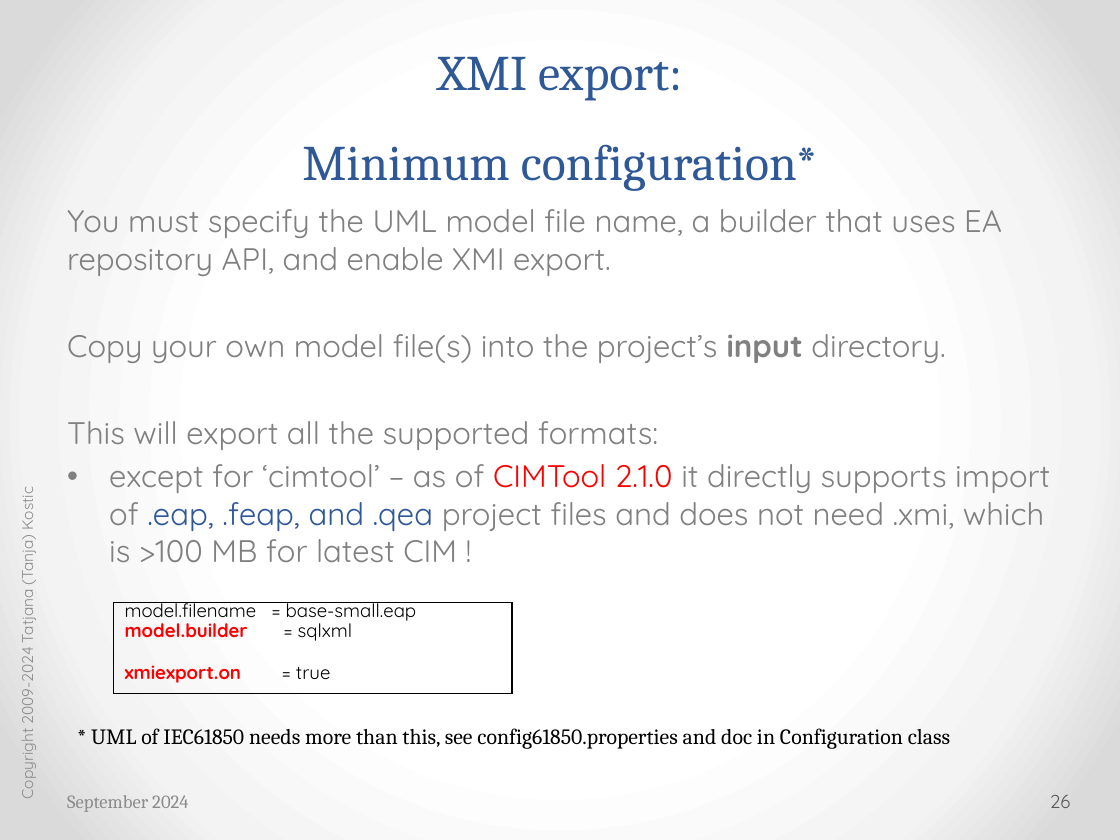
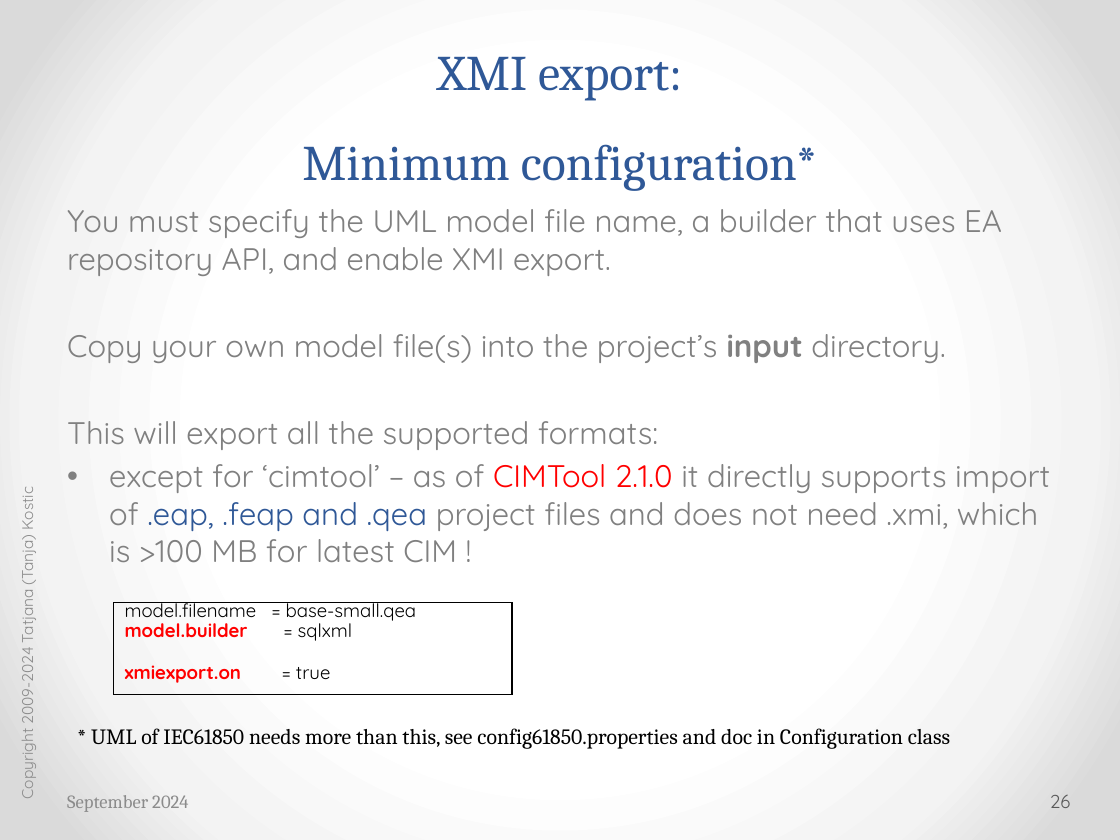
Before and after one commit to cimug-org/jCleanCim, a slide deck: slide 26 of doc/jCleanCimIntro.pptx. Drawn at 1120x840 pixels with LibreOffice and Linux fonts; fonts in the diff are those of the drawing. Boxes give left, top, right and bottom in pixels: in the first picture for what was removed or moved away, otherwise in the second. Text is boxed around its words. In the diff, an @@ line names an element or a change of style, - is before the commit and + after.

Commit message:
ppt and config updates

```diff
--- a/doc/jCleanCimIntro.pptx
+++ b/doc/jCleanCimIntro.pptx
@@ text at (109, 464, 1050, 562): text changed @@
-• except for ‘cimtool’ – as of CIMTool 2.1.0 it directly supports import of .eap, .feap, and .qea project files and does not need .xmi, which is >100 MB for latest CIM !
+• except for ‘cimtool’ – as of CIMTool 2.1.0 it directly supports import of .eap, .feap and .qea project files and does not need .xmi, which is >100 MB for latest CIM !
@@ text in rectangle at (125, 602, 417, 621): text changed @@
-model.filename = base-small.eap
+model.filename = base-small.qea
```
Also in this commit, not shown: 24 other slides changed, 4 other files.
